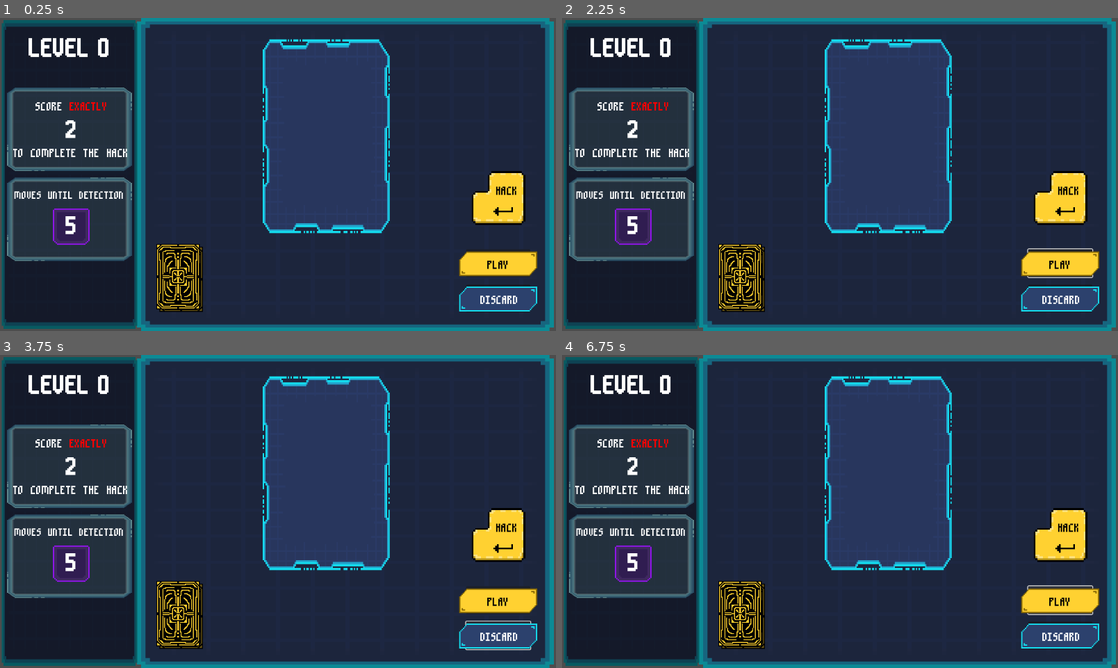
Above: before the commit, frames 1-4 (two rows, left to right).
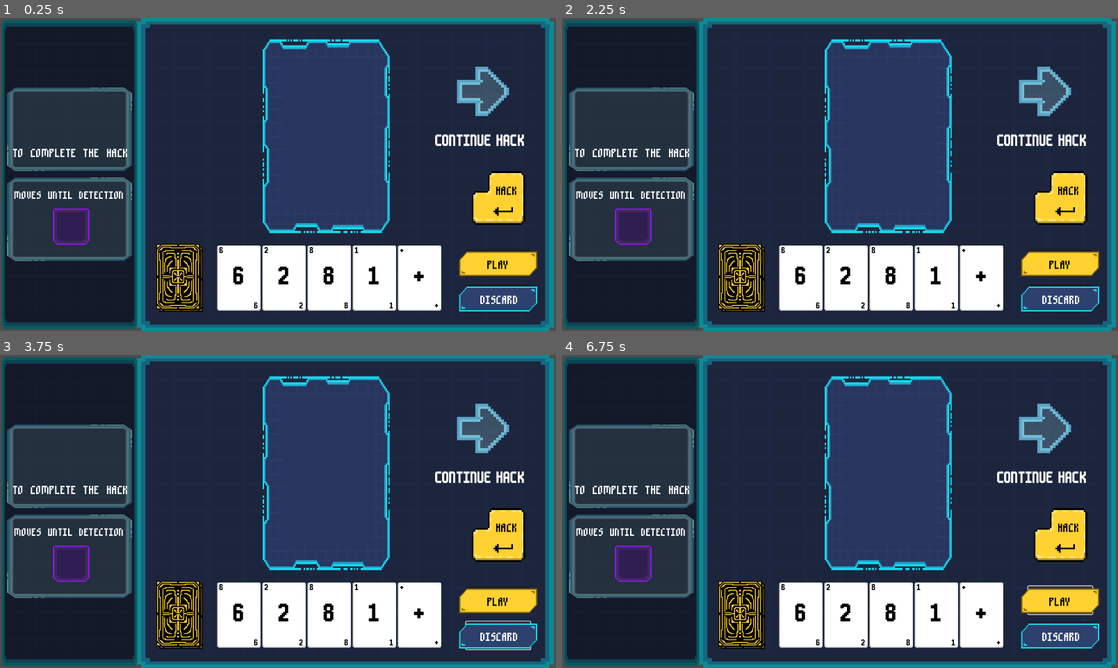
Above: after the commit, the same moments.

Repository: hd2802/stack-demon
Game: Godot game, scene res://_Scenes/Level/level.tscn
Two runs of this game, one before a commit and one after it. Both use one fixed random seed, a clock stepped at 60 frames per second and the inputs below.
Inputs (mouse positions are in pixels of both pictures, inside the frame that each line leads up to):
- Up to frame 1 (0.25 s): no input
- Up to frame 2 (2.25 s): click "PLAY" at 0.5 s; click "PLAY" at 1.25 s; click (1045, 93) at 2.02 s
- Up to frame 3 (3.75 s): click (483, 430) at 2.77 s; click "DISCARD" at 3.5 s
- Up to frame 4 (6.75 s): click "HACK" at 4.25 s; click "DISCARD" at 5 s; click "HACK" at 5.75 s; click "PLAY" at 6.5 s

The runs differ from the first frame. In frame 1, 10% of the frame differs, in the area x 5-95%, y 6-94%; in frame 2, 10%, in the area x 5-96%, y 6-94%; in frame 3, 10%; in frame 4, 10%.
Error before the commit: Attempt to call function 'instantiate' in base 'null instance' on a null instance. (res://_Scripts/Hand/hand.gd:30)

Commit message:
feat: adds level loading and generation

Diff:
--- a/CustomResources/level_data.gd
+++ b/CustomResources/level_data.gd
@@ -2,6 +2,5 @@
 class_name LevelDataResource
 
 @export var level_number : int = 0
-@export var hand : Array[String] = []
 @export var target_value : int
 @export var exact_target : bool
--- /dev/null
+++ b/Resources/Levels/start.tres
@@ -0,0 +1,9 @@
+[gd_resource type="Resource" script_class="LevelDataResource" load_steps=2 format=3 uid="uid://bic2v0fwsb3ux"]
+
+[ext_resource type="Script" path="res://CustomResources/level_data.gd" id="1_ty04b"]
+
+[resource]
+script = ExtResource("1_ty04b")
+level_number = 0
+target_value = 2
+exact_target = false
--- /dev/null
+++ b/Resources/Levels/test.tres
@@ -0,0 +1,10 @@
+[gd_resource type="Resource" script_class="LevelDataResource" load_steps=2 format=3 uid="uid://d0irfxhc67n6x"]
+
+[ext_resource type="Script" path="res://CustomResources/level_data.gd" id="1_rnsp2"]
+
+[resource]
+script = ExtResource("1_rnsp2")
+level_number = 1
+hand = Array[String]([])
+target_value = 10
+exact_target = false
--- a/_Scenes/Level/level.tscn
+++ b/_Scenes/Level/level.tscn
@@ -293,3 +293,4 @@
 [connection signal="target_check" from="Stack" to="." method="_on_stack_target_check"]
 [connection signal="pressed" from="StackCalculationButton" to="Stack" method="_on_stack_calculation_button_pressed"]
 [connection signal="game_over" from="Moves" to="." method="_on_moves_game_over"]
+[connection signal="pressed" from="NextButton" to="." method="_on_next_button_pressed"]
--- /dev/null
+++ b/_Scenes/LevelManager/level_manager.tscn
@@ -0,0 +1,6 @@
+[gd_scene load_steps=2 format=3 uid="uid://disohs5q7xulb"]
+
+[ext_resource type="Script" path="res://_Scripts/LevelManager/level_manager.gd" id="1_scmct"]
+
+[node name="LevelManager" type="Node"]
+script = ExtResource("1_scmct")
--- a/_Scripts/Hand/hand.gd
+++ b/_Scripts/Hand/hand.gd
@@ -18,16 +18,11 @@
 signal move()
 
 func _ready():
-	pass
-
-func initialise_hand(start_cards : Array[String]):
-	for card in start_cards:
-		add_card(card)
-
-	fill_hand(len(start_cards))
+	fill_hand(0)
 
 func add_card(card_id : String):
-	var new_card : Card = load("res://_Scenes/card.tscn").instantiate()
+	cards.push_back(card_id)
+	var new_card : Card = load("res://_Scenes/Card/card.tscn").instantiate()
 	new_card.createCard(card_id)
 	new_card.clicked.connect(_on_card_clicked)
 	self.add_child(new_card)
--- a/_Scripts/Level/level.gd
+++ b/_Scripts/Level/level.gd
@@ -12,12 +12,20 @@
 var next_button
 var next_label
 
+var exact : bool
+var target : int
+
+signal level_complete()
 signal game_over()
 
 func _ready() -> void:
 	# Placeholder for testing and debugging
-	level_data = load("res://Resources/Levels/zero.tres")
+	#level_data = load("res://Resources/Levels/zero.tres")
+	#load_level(level_data)
+	pass
 
+
+func load_level(level_data) -> void:
 	# Title initialisation
 	title_node = self.get_node("LevelTitleLabel")
 	title_node.text = "LEVEL " + str(level_data.level_number)
@@ -27,7 +35,6 @@
 
 	# Hand initialisation
 	hand_node = self.get_node("Hand")
-	hand_node.initialise_hand(level_data.hand)
 
 	# Target initialisation
 	target_node = self.get_node("Target")
@@ -50,6 +57,9 @@
 	next_label = self.get_node("ContinueLabel")
 	next_label.visible = false
 
+	exact = level_data.exact_target
+	target = level_data.target_value
+
 func _on_hand_move() -> void:
 	move_node.decrement_move_counter()
 
@@ -58,17 +68,17 @@
 
 func _on_stack_target_check(current_stack: Array[String]) -> void:
 	if len(current_stack) == 1:
-		if level_data.exact_target:
-			if int(current_stack[0]) == level_data.target_value:
-				# Level is complete
-				print("Level complete")
+		if exact:
+			if int(current_stack[0]) == target:
 				next_button.visible = true
 				next_label.visible = true
+
 		else:
-			if int(current_stack[0]) >= level_data.target_value:
-				# Level is complete
-				print("Level complete")
+			if int(current_stack[0]) >= target:
 				next_button.visible = true
 				next_label.visible = true
 	else:
 		pass
+
+func _on_next_button_pressed() -> void:
+	level_complete.emit()
--- /dev/null
+++ b/_Scripts/LevelManager/level_manager.gd
@@ -0,0 +1,64 @@
+extends Node
+class_name LevelManager
+
+var level : Level
+
+# Can only be the values 0, 1 or 2
+var current_tier : int = 0
+# Incremented when all 3 tiers are completed
+var current_level : int = 0
+var tier_base_target : int = 2
+var tier_current_target : int = tier_base_target
+
+var rng = RandomNumberGenerator.new()
+
+const MIN_RAND_RANGE : int = 5
+const MAX_RAND_RANGE : int = 12
+
+const TIER_INCREASE : int = 5
+
+func _ready() -> void:
+	level = load("res://_Scenes/Level/level.tscn").instantiate()
+	var lvl_data = load("res://Resources/Levels/start.tres")
+	level.load_level(lvl_data)
+	self.add_child(level)
+
+	level.level_complete.connect(_on_level_complete)
+
+func _on_level_complete() -> void:
+	_load_next_level()
+
+func _create_next_level() -> LevelDataResource:
+	var lvl_data = LevelDataResource.new()
+
+	# Note: this is when the level is completed so the tier needs to be incremented
+	current_tier += 1
+
+	if current_tier == 1:
+		lvl_data.exact_target = true
+		tier_current_target += rng.randi_range(MIN_RAND_RANGE, MAX_RAND_RANGE)
+	elif current_tier == 2:
+		lvl_data.exact_target = true
+		tier_current_target += rng.randi_range(MIN_RAND_RANGE, MAX_RAND_RANGE)
+	else: # current_tier == 3
+		current_tier = 0
+		current_level += 1
+		tier_base_target += TIER_INCREASE
+		tier_current_target = tier_base_target
+		lvl_data.exact_target = false
+
+	lvl_data.level_number = current_level
+	lvl_data.target_value = tier_current_target
+
+	return lvl_data
+
+func _load_next_level() -> void:
+	if level:
+		level.queue_free()
+
+	level = load("res://_Scenes/Level/level.tscn").instantiate()
+	var level_data = _create_next_level()
+	level.load_level(level_data)
+	self.add_child(level)
+
+	level.level_complete.connect(_on_level_complete)
